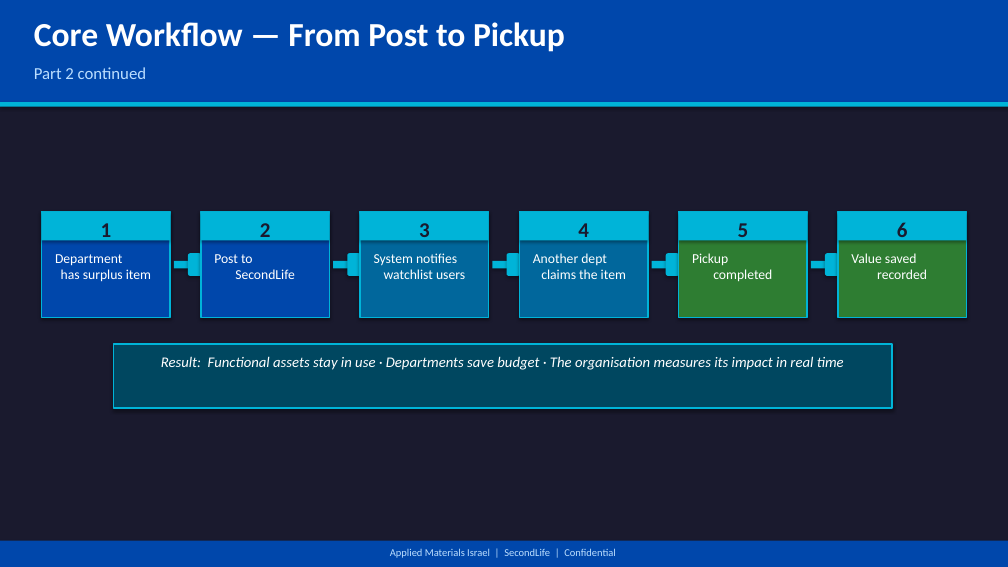
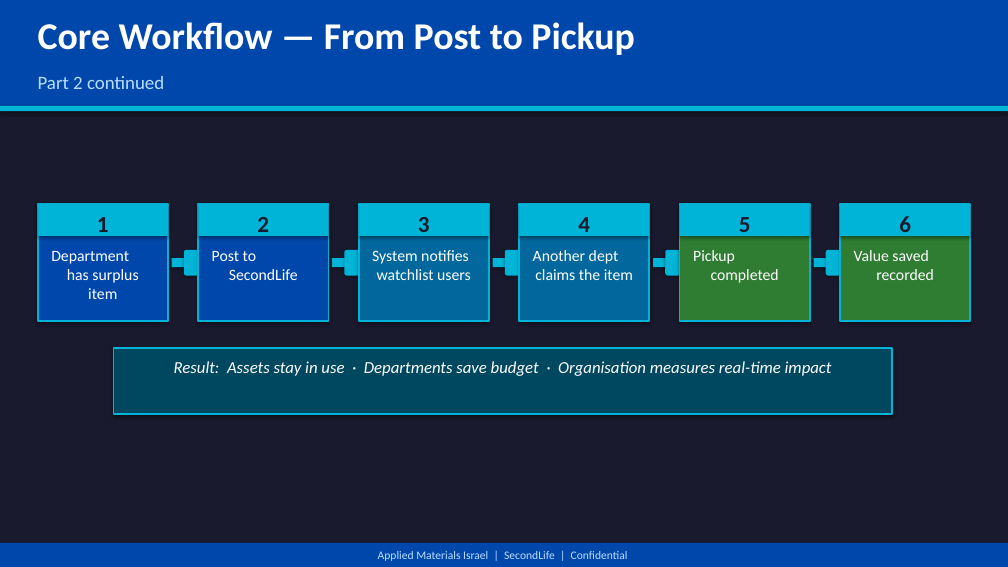
Before and after one commit to Ofekivri/MarketplaceAMAT, a slide deck: slide 7 of docs/SecondLife-IT-Presentation.pptx (slide 6 before the commit). Drawn at 1008x567 pixels with LibreOffice and Linux fonts; fonts in the diff are those of the drawing. Boxes give left, top, right and bottom in pixels: in the first picture for what was removed or moved away, otherwise in the second. Text is boxed around its words. In the diff, an @@ line names an element or a change of style, - is before the commit and + after.

```diff
--- a/docs/SecondLife-IT-Presentation.pptx
+++ b/docs/SecondLife-IT-Presentation.pptx
@@ rectangle resized from (x1=0, y1=0, x2=1008, y2=102) to (x1=0, y1=0, x2=1008, y2=106) @@
@@ text "Core Workflow — From Post ..." at (x1=38, y1=22, x2=634, y2=55): size 32 to 36 pt @@
@@ text "Part 2 continued" moved from (x1=34, y1=67, x2=146, y2=79) to (x1=38, y1=76, x2=164, y2=89) @@
@@ text "Part 2 continued" at (x1=38, y1=76, x2=164, y2=89): size 16 to 18 pt @@
@@ rectangle moved from (x1=0, y1=102, x2=1008, y2=107) to (x1=0, y1=106, x2=1008, y2=111) @@
@@ rectangle resized from (x1=42, y1=212, x2=170, y2=318) to (x1=38, y1=204, x2=168, y2=321) @@
@@ rectangle resized from (x1=42, y1=212, x2=170, y2=240) to (x1=38, y1=204, x2=168, y2=236) @@
@@ rectangle resized from (x1=201, y1=212, x2=330, y2=318) to (x1=198, y1=204, x2=328, y2=321) @@
@@ rectangle resized from (x1=201, y1=212, x2=330, y2=240) to (x1=198, y1=204, x2=328, y2=236) @@
@@ rectangle resized from (x1=360, y1=212, x2=488, y2=318) to (x1=358, y1=204, x2=488, y2=321) @@
@@ rectangle resized from (x1=360, y1=212, x2=488, y2=240) to (x1=358, y1=204, x2=488, y2=236) @@
@@ rectangle resized from (x1=520, y1=212, x2=648, y2=318) to (x1=520, y1=204, x2=650, y2=321) @@
@@ rectangle resized from (x1=520, y1=212, x2=648, y2=240) to (x1=520, y1=204, x2=650, y2=236) @@
@@ rectangle resized from (x1=678, y1=212, x2=807, y2=318) to (x1=680, y1=204, x2=810, y2=321) @@
@@ rectangle resized from (x1=678, y1=212, x2=807, y2=240) to (x1=680, y1=204, x2=810, y2=236) @@
@@ size 20 to 22 pt in 6 elements at (x1=418, y1=217, x2=430, y2=238), (x1=578, y1=217, x2=590, y2=238), (x1=257, y1=217, x2=269, y2=238), (x1=739, y1=217, x2=751, y2=238), (x1=97, y1=217, x2=109, y2=238), (x1=899, y1=216, x2=911, y2=238) @@
@@ text "6" moved from (x1=897, y1=223, x2=908, y2=244) to (x1=899, y1=216, x2=911, y2=238) @@
@@ rectangle resized from (x1=838, y1=212, x2=966, y2=318) to (x1=840, y1=204, x2=970, y2=321) @@
@@ rectangle resized from (x1=838, y1=212, x2=966, y2=240) to (x1=840, y1=204, x2=970, y2=236) @@
@@ rounded rectangle moved from (x1=188, y1=253, x2=202, y2=276) to (x1=184, y1=250, x2=199, y2=276) @@
@@ size 13 to 15 pt in 6 elements at (x1=372, y1=250, x2=471, y2=280), (x1=533, y1=250, x2=633, y2=280), (x1=212, y1=251, x2=298, y2=280), (x1=693, y1=250, x2=779, y2=283), (x1=51, y1=251, x2=138, y2=299), (x1=854, y1=250, x2=934, y2=280) @@
@@ rectangle moved from (x1=113, y1=344, x2=892, y2=408) to (x1=113, y1=348, x2=892, y2=414) @@
@@ text at (x1=174, y1=361, x2=832, y2=376): text changed; size 14 to 16 pt @@
-Result: Functional assets stay in use · Departments save budget · The organisation measures its impact in real time
+Result: Assets stay in use · Departments save budget · Organisation measures real-time impact
@@ text "Applied Materials Israel | SecondLife ..." at (x1=378, y1=551, x2=628, y2=561): size 10 to 11 pt @@
```
Also in this commit, not shown: 8 other slides changed, 4 slides added, 1 slide removed, 1 other file.
